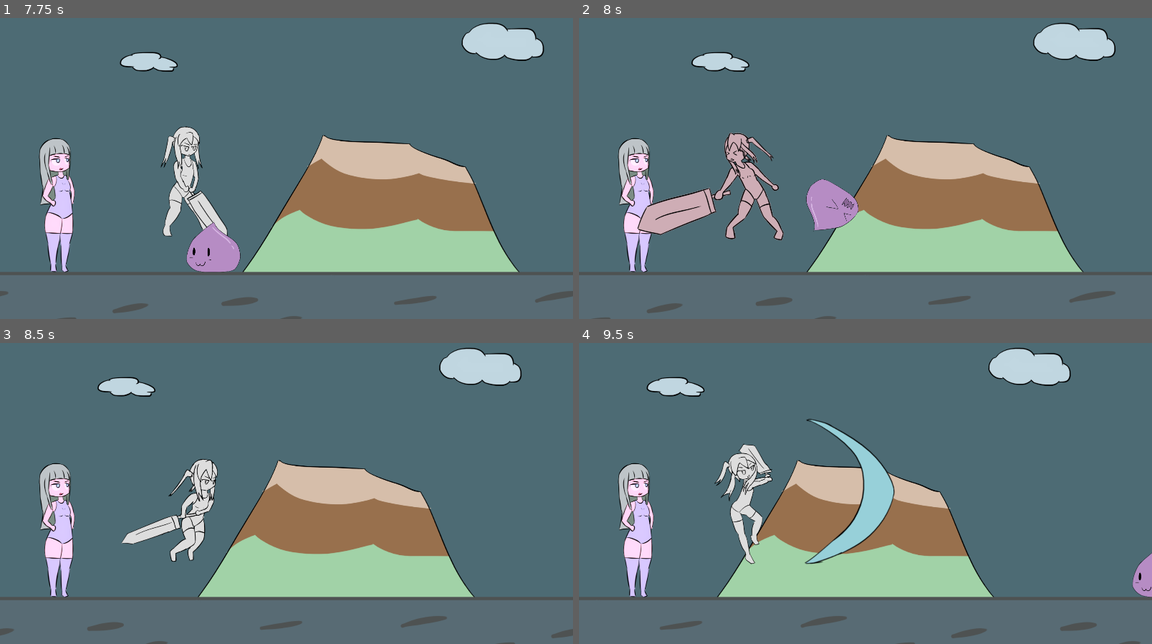
Above: before the commit, frames 1-4 (two rows, left to right).
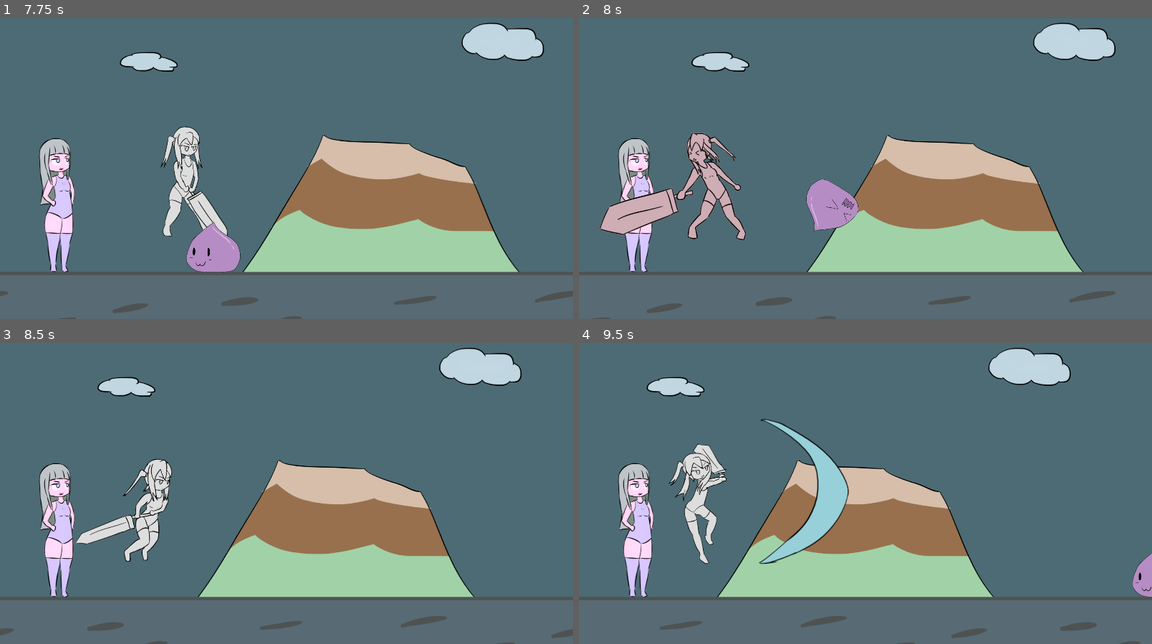
Above: after the commit, the same moments.

Repository: BeatMil/Animurun
Game: Godot game, scene res://Scenes/Forest.tscn
Same seed, same stepped clock (60 frames per second), same inputs: the game is played once before the commit and once after it.
Inputs:
- Up to frame 1 (7.75 s): tap Enter (ui_accept) at 0.5, 0.77, 1.52, 3.02, 3.77, 4.52, 6.02, 6.77, 7.52 s
- Up to frame 2 (8 s): no input
- Up to frame 3 (8.5 s): no input
- Up to frame 4 (9.5 s): tap Enter (ui_accept) at 9.02 s

Frame 1 is identical in both runs. In frame 2, 4.8% of the frame differs, in the area x 3-36%, y 38-74%; in frame 3, 3.4%; in frame 4, 7.3%, in the area x 15-56%, y 25-74%.

Commit message:
Update push force slime to chiichan

Diff:
--- a/Scripts/Slime.gd
+++ b/Scripts/Slime.gd
@@ -23,6 +23,7 @@
 		$"AnimationPlayer".play("hurt")
 
 		body.anim_player.play("hurt")
+		body.apply_impulse(Vector2(-500, -100))
 
 
 func turn_off_all_collision():
